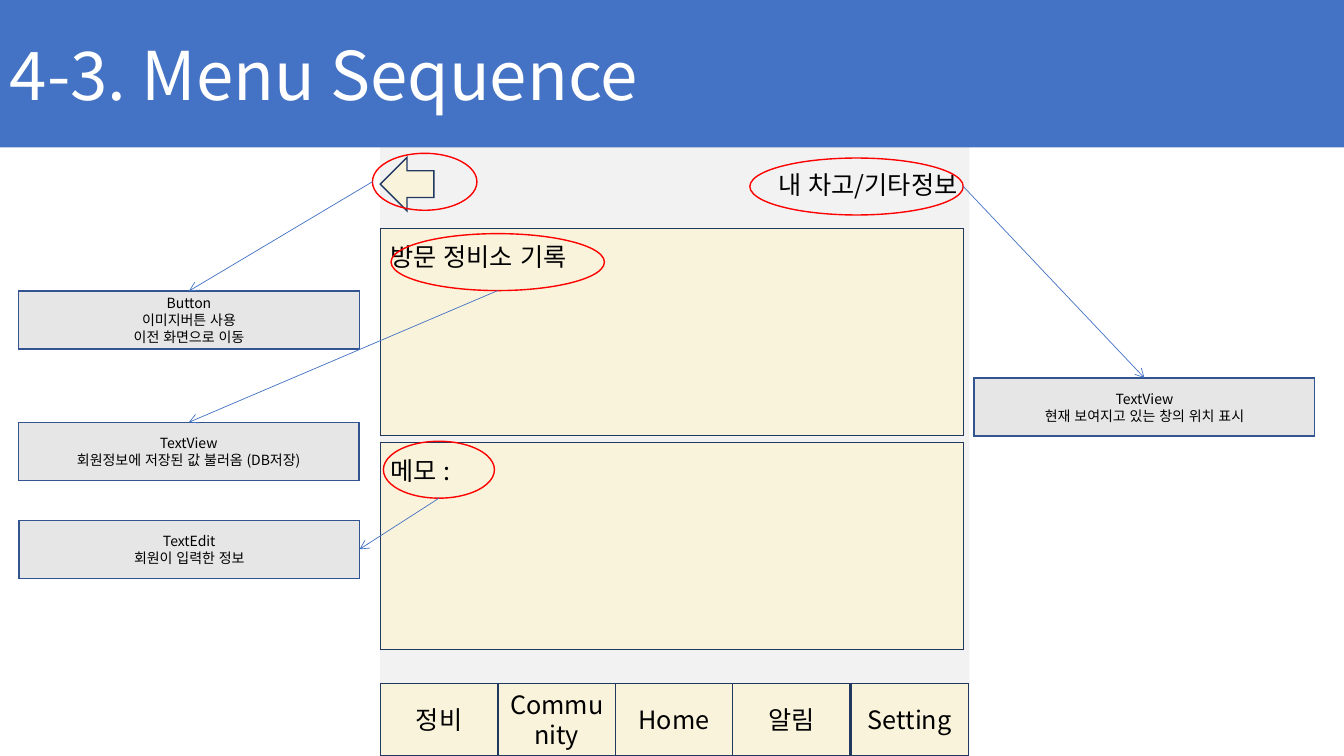
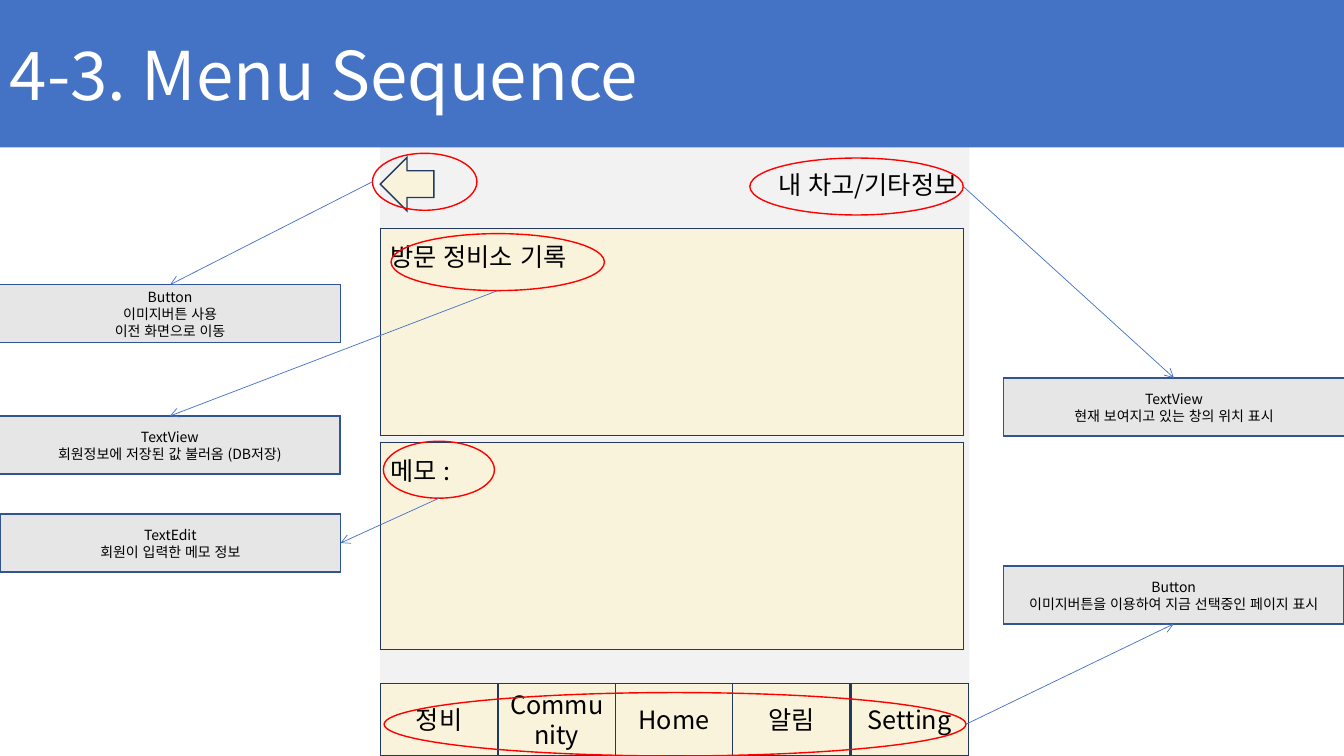
Before and after one commit to ChaeSung-Lee/DJ_InternShip, a slide deck: slide 55 of 2021_Summer/jp.hong/Project_BnC_jph.pptx (slide 51 before the commit). Drawn at 1344x756 pixels with LibreOffice and Linux fonts; fonts in the diff are those of the drawing. Boxes give left, top, right and bottom in pixels: in the first picture for what was removed or moved away, otherwise in the second. Text is boxed around its words. In the diff, an @@ line names an element or a change of style, - is before the commit and + after.

```diff
--- a/2021_Summer/jp.hong/Project_BnC_jph.pptx
+++ b/2021_Summer/jp.hong/Project_BnC_jph.pptx
@@ arrow moved from (372, 181) - (189, 291) to (372, 181) - (170, 284) @@
@@ arrow moved from (964, 187) - (1144, 378) to (964, 187) - (1175, 378) @@
@@ arrow moved from (498, 290) - (189, 422) to (498, 290) - (169, 416) @@
@@ rectangle "TextView": place and size @@
-rectangle "TextView" at bbox=[974, 378, 1315, 437]
+rectangle "TextView" at bbox=[1004, 378, 1344, 437]
@@ arrow moved from (439, 498) - (360, 549) to (439, 498) - (341, 543) @@
@@ 3 rectangles: place and size @@
-3 rectangles at bbox=[18, 291, 360, 579]
+3 rectangles at bbox=[0, 284, 341, 573]
@@ text in rectangle at bbox=[100, 545, 241, 558]: text changed @@
-회원이 입력한 정보
+회원이 입력한 메모 정보
@@ rectangle added at bbox=[1003, 566, 1344, 624], fill #E7E6E6, outline #325491 1 pt, 10 pt, text #000000 @@
+Button
+이미지버튼을 이용하여 지금 선택중인 페이지 표시
@@ arrow added from (966, 725) to (1174, 624), #4472C4 0.5 pt @@
@@ ellipse added at bbox=[384, 693, 966, 756], outline #FF0000 1 pt @@
```
Also in this commit, not shown: 11 other slides changed, 13 slides added.
